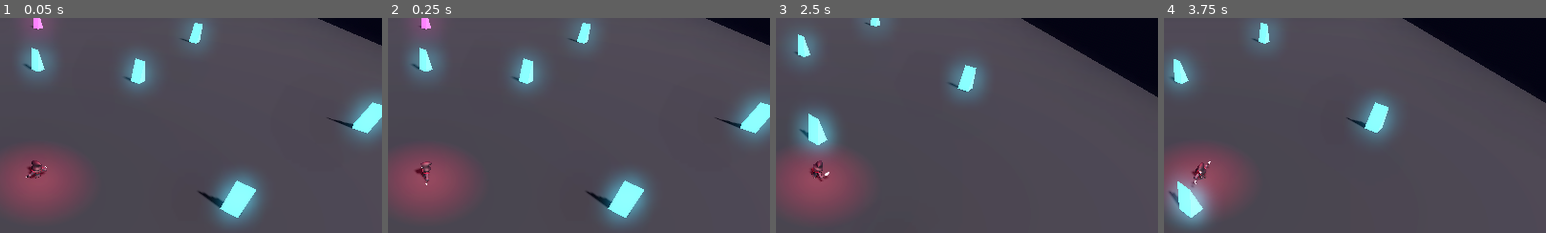
Above: before the commit, frames 1-4 (left to right).
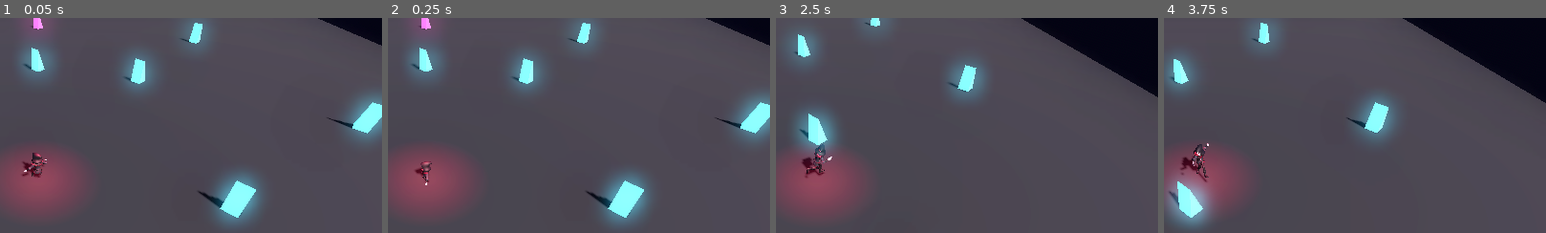
Above: after the commit, the same moments.

Repository: v-prokofev/MisterV
Game: Godot game, scene res://scenes/main.tscn
Same seed, same stepped clock (60 frames per second), same inputs: the game is played once before the commit and once after it.
Inputs (mouse positions are % of the whole screen's width and height, from its top left):
- Up to frame 1 (0.05 s): no input
- Up to frame 2 (0.25 s): no input
- Up to frame 3 (2.5 s): tap Enter at 0.5 s; move the mouse to (72, 45) at 0.52 s; hold D (move_right) 0.53-1.28 s; click (72, 45) at 0.67 s; move the mouse to (30, 55) at 1.27 s; hold S (move_backward) 1.28-2.03 s; move the mouse to (60, 28) at 2.02 s; hold D (move_right) from 2.03 s (still down)
- Up to frame 4 (3.75 s): move the mouse to (45, 70) at 2.77 s; release D (move_right) at 2.78 s; hold W (move_forward) 2.78-3.53 s; click (45, 70) at 2.92 s; move the mouse to (80, 65) at 3.52 s; hold A (move_left) from 3.53 s (still down)
The pictures show only the part of the screen within x 45-95%, y 13-63%; the shares and areas given below are measured in that part.

The runs differ from the first frame. In frame 1, 0.4% of the frame differs, in the area x 5-13%, y 62-75%; in frame 2, less than 0.1%; in frame 3, 0.5%; in frame 4, 0.6%, in the area x 4-13%, y 58-79%.

Commit message:
Anchor Hips Y position in _make_animation_in_place to 0.0055 to fix ground level height before first attack and during all movement

Diff:
--- a/src/scripts/player.gd
+++ b/src/scripts/player.gd
@@ -101,30 +101,22 @@
 			_make_animation_in_place(anim)
 			library.add_animation(anim_name, anim)
 
-			# Print Hips initial position & Y rotation for diagnosis
-			for t in range(anim.get_track_count()):
-				if "Hips" in String(anim.track_get_path(t)):
-					if anim.track_get_key_count(t) > 0:
-						if anim.track_get_type(t) == Animation.TYPE_POSITION_3D:
-							print("Anim '%s' Hips Position key 0 = %s" % [anim_name, anim.track_get_key_value(t, 0)])
-						elif anim.track_get_type(t) == Animation.TYPE_ROTATION_3D:
-							var q: Quaternion = anim.track_get_key_value(t, 0)
-							var deg_y = rad_to_deg(q.get_euler().y)
-							print("Anim '%s' Hips Y-rotation = %.1f deg" % [anim_name, deg_y])
 			print("Registered animation: ", anim_name)
 		inst.queue_free()
 
 const BASELINE_HIPS_Y_RAD: float = deg_to_rad(-58.2)
+const BASELINE_HIPS_POS_Y: float = 0.0055
 
 func _make_animation_in_place(anim: Animation) -> void:
-	var i = 0
-	while i < anim.get_track_count():
+	for i in range(anim.get_track_count()):
 		var path_str = String(anim.track_get_path(i))
 		var is_hips = ("Hips" in path_str or "hips" in path_str or "Root" in path_str or "root" in path_str)
 
 		if is_hips and anim.track_get_type(i) == Animation.TYPE_POSITION_3D:
-			anim.remove_track(i)
-			continue
+			var key_count = anim.track_get_key_count(i)
+			if key_count > 0:
+				for k in range(key_count):
+					anim.track_set_key_value(i, k, Vector3(0.0, BASELINE_HIPS_POS_Y, 0.0))
 
 		elif is_hips and anim.track_get_type(i) == Animation.TYPE_ROTATION_3D:
 			var key_count = anim.track_get_key_count(i)
@@ -137,7 +129,6 @@
 					for k in range(key_count):
 						var cur_q: Quaternion = anim.track_get_key_value(i, k)
 						anim.track_set_key_value(i, k, q_align * cur_q)
-		i += 1
 
 # ─────────────────────────────────────────────────────────────────────────────
 # Animation Tree Architecture
